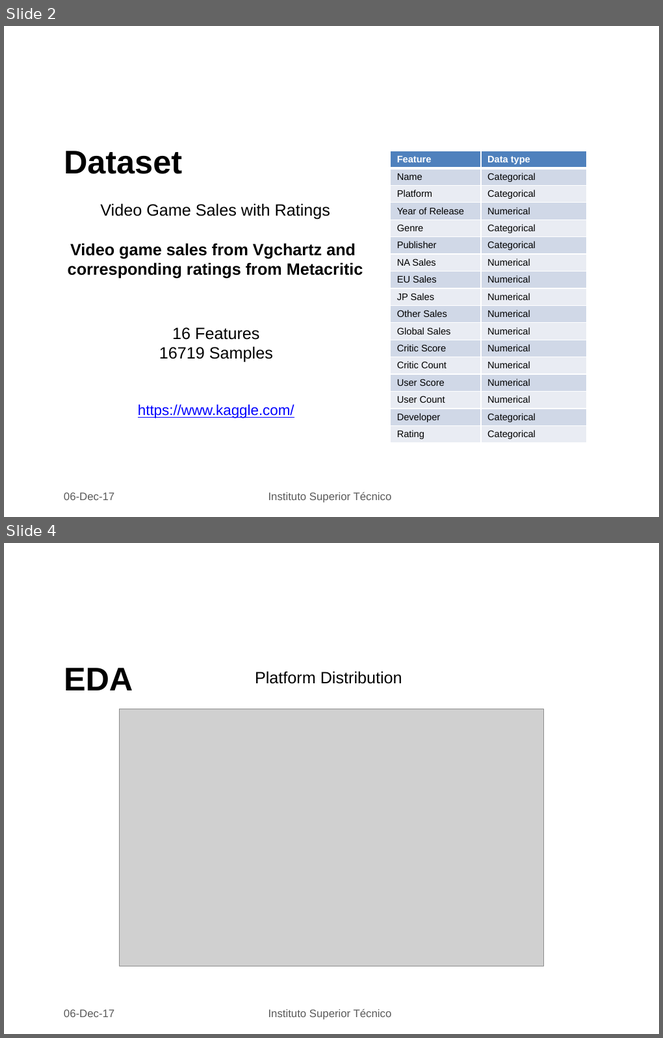
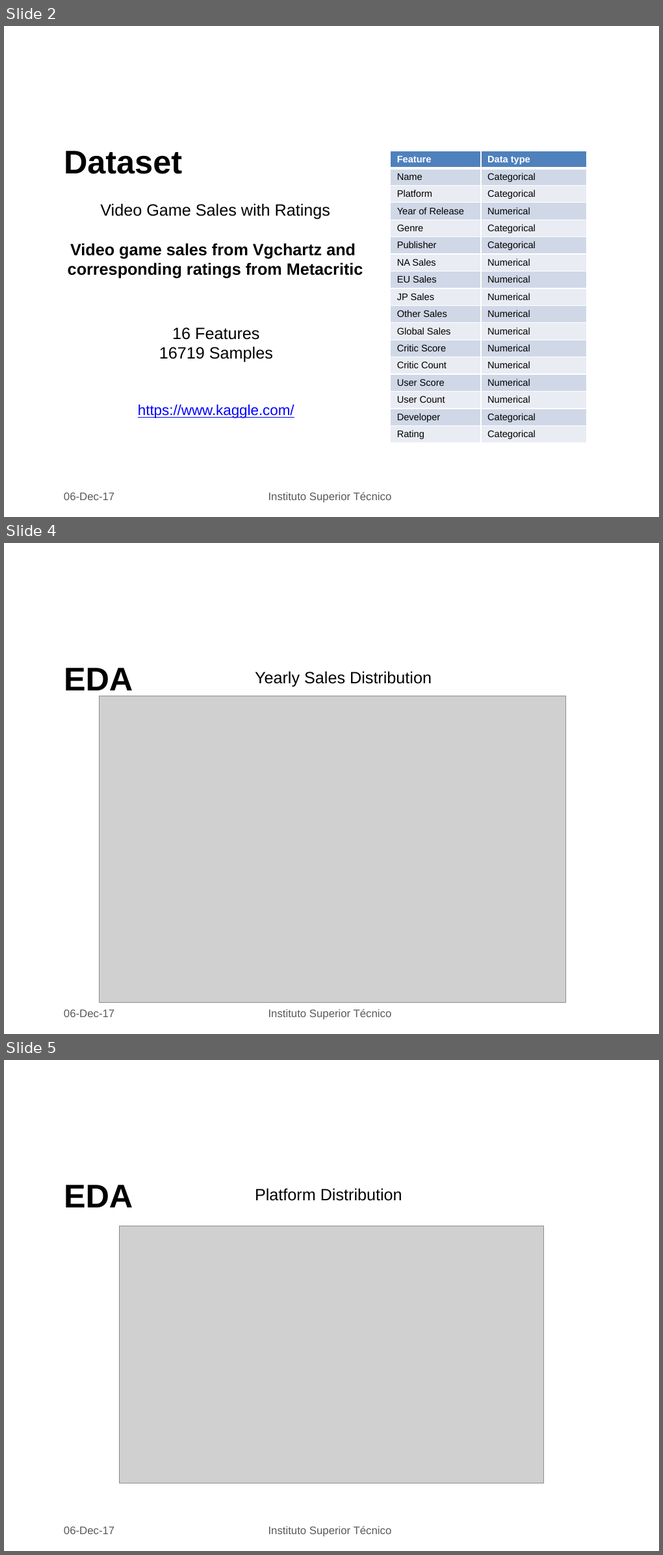
Before and after one commit to PedroLFerreira/Videogame-Data-Mining, a slide deck: dataMining.pptx. Shown one above the other, each under a label of ours: slides 2 and 4 before the commit, slides 2, 4 and 5 after it; the slides between them are not shown. The pictures are 663x1038 and 663x1555 pixels, drawn with LibreOffice and Linux fonts; fonts in the diff are those of the drawing; grey boxes stand for pictures; background and template pictures are left out. Boxes give left, top, right and bottom in pixels: in the first picture for what was removed or moved away, otherwise in the second. Text is boxed around its words. In the diff, an @@ line names an element or a change of style, - is before the commit and + after.

```diff
--- a/dataMining.pptx
+++ b/dataMining.pptx
@@ slide 4 added at box(4, 543, 659, 1034), background picture (left out) @@
@@ title added at box(64, 668, 133, 697), 36 pt, text #000000, bold @@
+EDA
@@ text added at box(255, 671, 432, 687), 18 pt, text #000000 @@
+Yearly Sales Distribution
@@ picture added at box(99, 696, 566, 1003) @@
@@ text added at box(64, 1010, 114, 1017), 12 pt, text #595959 @@
+06-Dec-17
@@ text added at box(269, 1009, 392, 1020), 12 pt, text #595959 @@
+Instituto Superior Técnico
@@ what was slide 4 is now slide 5 @@
```
Also in this commit, not shown: 3 slides changed, 6 other files.
